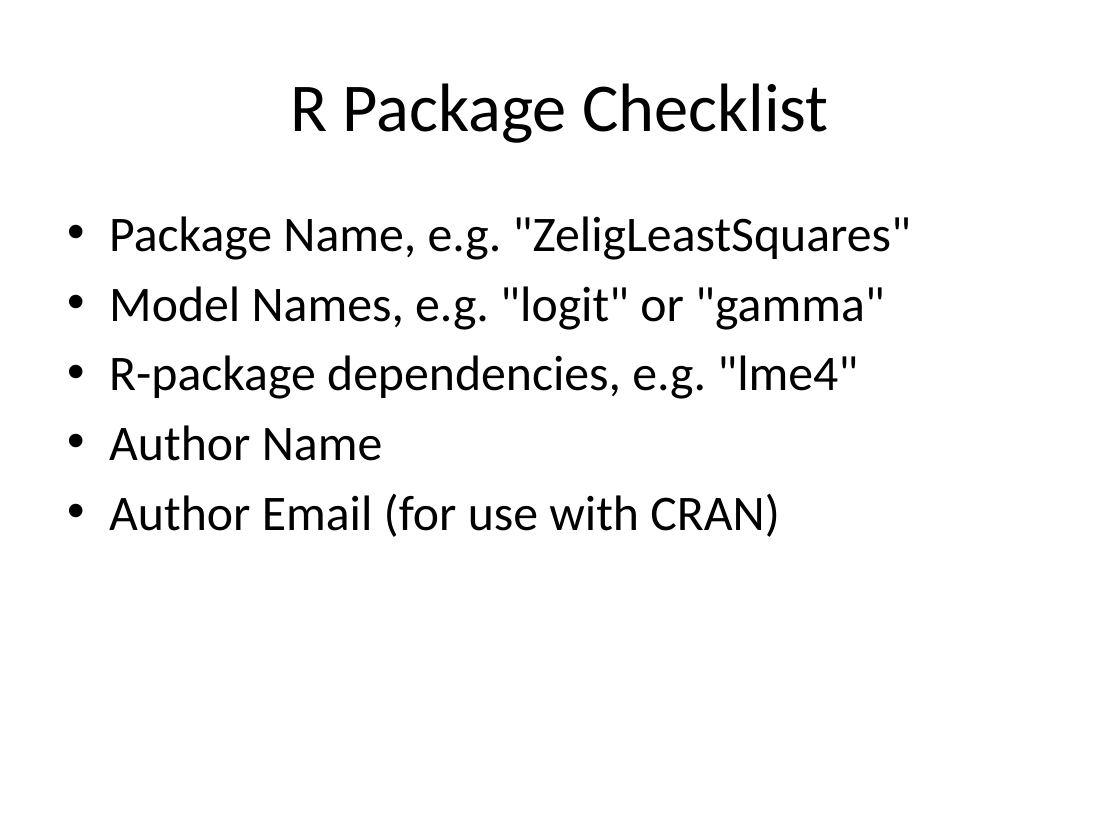
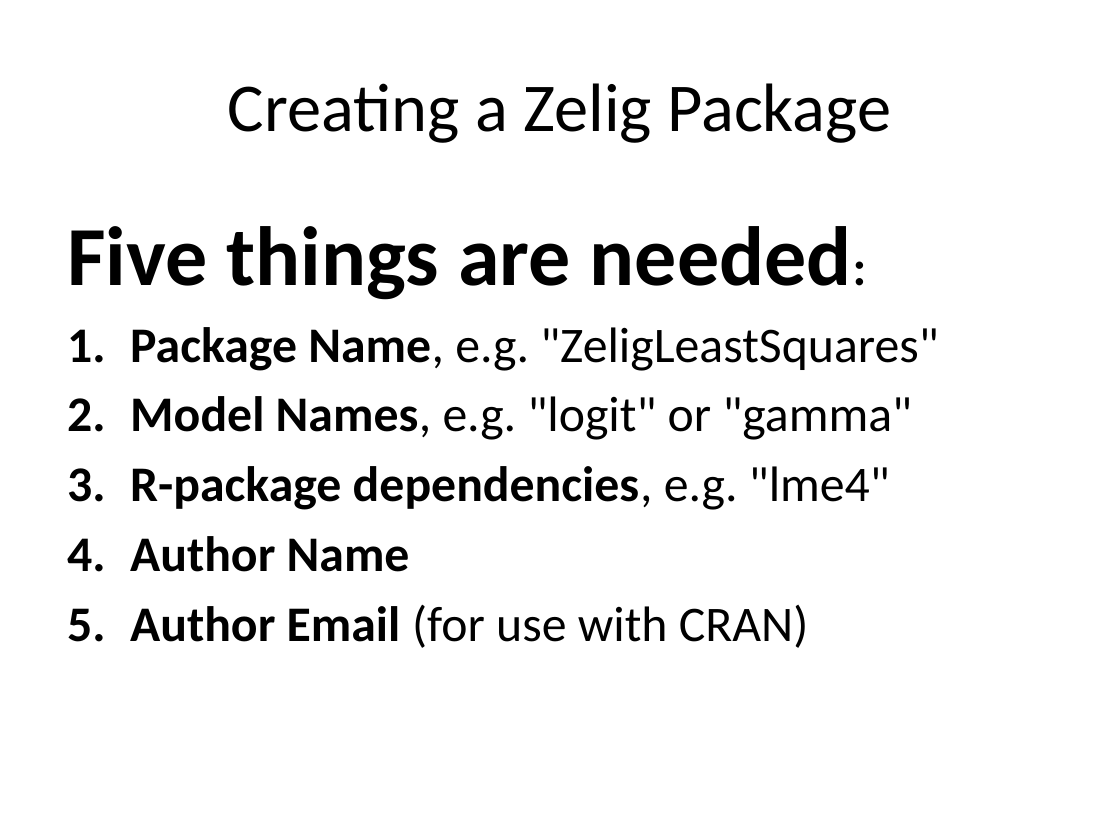
Before and after one commit to IQSS/Zelig4-Documentation, a slide deck: slide 26 of January-Class/Zelig4_zelig2.pptx (slide 25 before the commit). Drawn at 1120x840 pixels with LibreOffice and Linux fonts; fonts in the diff are those of the drawing. Boxes give left, top, right and bottom in pixels: in the first picture for what was removed or moved away, otherwise in the second. Text is boxed around its words. In the diff, an @@ line names an element or a change of style, - is before the commit and + after.

Commit message:
Edits to zelig2

```diff
--- a/January-Class/Zelig4_zelig2.pptx
+++ b/January-Class/Zelig4_zelig2.pptx
@@ title at [228,83,891,143]: text changed @@
-R Package Checklist
+Creating a Zelig Package
@@ text at [67,226,852,300]: paragraph added @@
+Five things are needed:
@@ text at [130,327,938,648]: bold on in "Package Name,", "Model Names,", "R-package dependencies,", "Author Name" and 1 more places; bullet • to 1. @@
```
Also in this commit, not shown: 13 other slides changed, 6 slides added, 6 slides removed.
